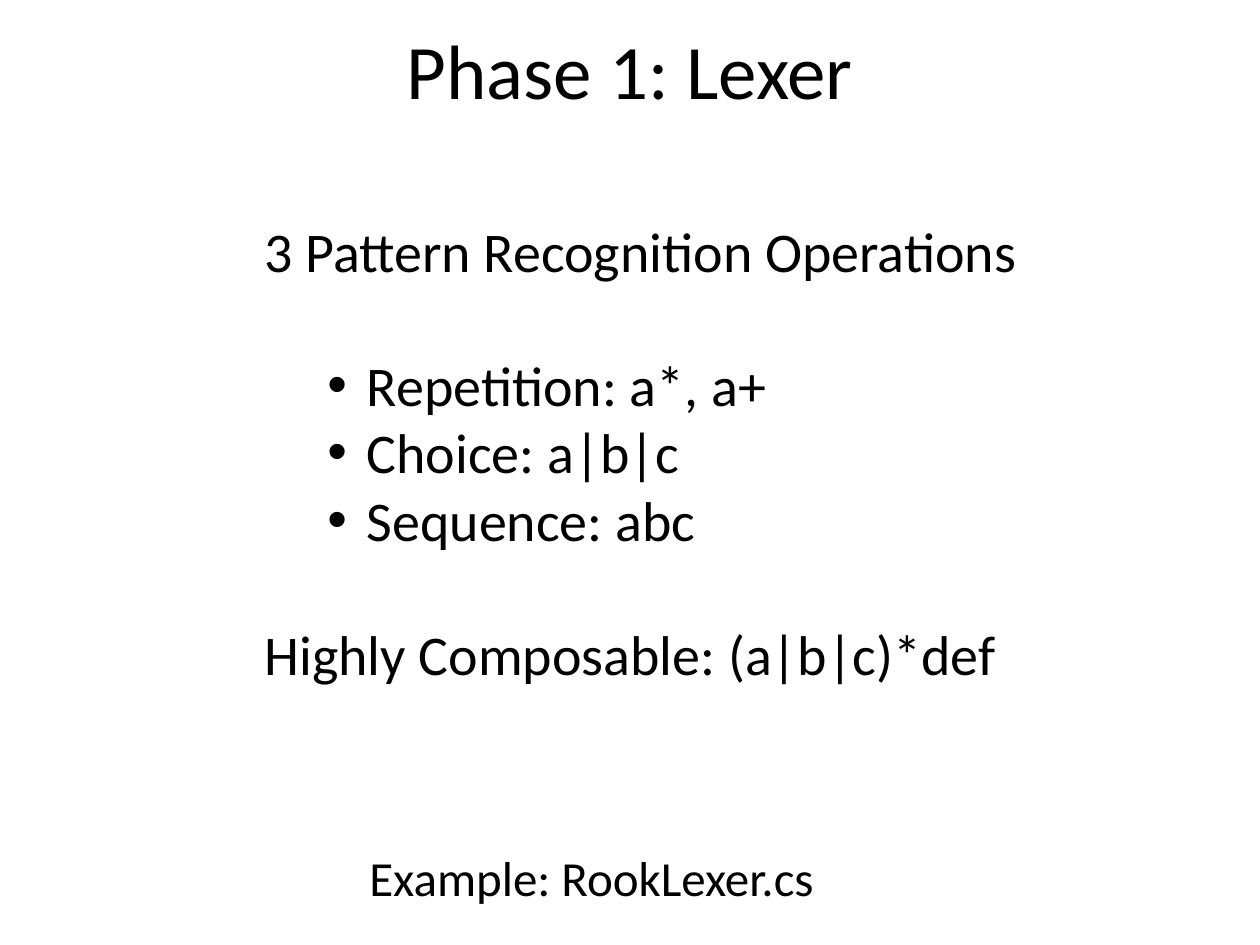
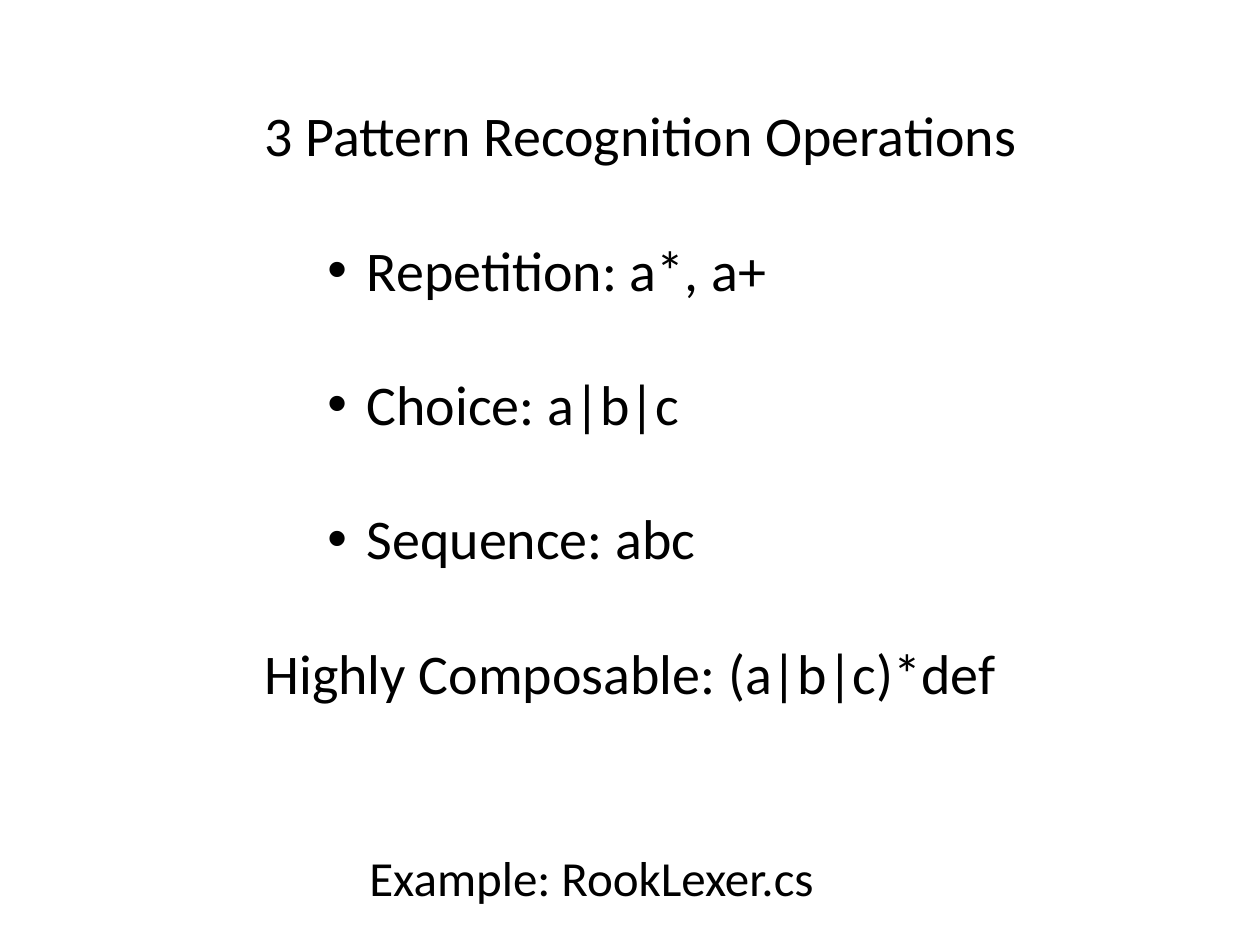
Before and after one commit to plioi/presentations, a slide deck: slide 8 of BuildingALanguage/BuildingALanguage.pptx (slide 7 before the commit). Drawn at 1260x945 pixels with LibreOffice and Linux fonts; fonts in the diff are those of the drawing. Boxes give left, top, right and bottom in pixels: in the first picture for what was removed or moved away, otherwise in the second. Text is boxed around its words. In the diff, an @@ line names an element or a change of style, - is before the commit and + after.

```diff
--- a/BuildingALanguage/BuildingALanguage.pptx
+++ b/BuildingALanguage/BuildingALanguage.pptx
@@ title removed at (407, 45, 853, 100) @@
-Phase 1: Lexer
@@ text "3 Pattern Recognition Operations" rewrapped from (264, 233, 1016, 685) to (264, 117, 1016, 704) @@
```
Also in this commit, not shown: 10 other slides changed, 2 slides added, 1 slide removed.
